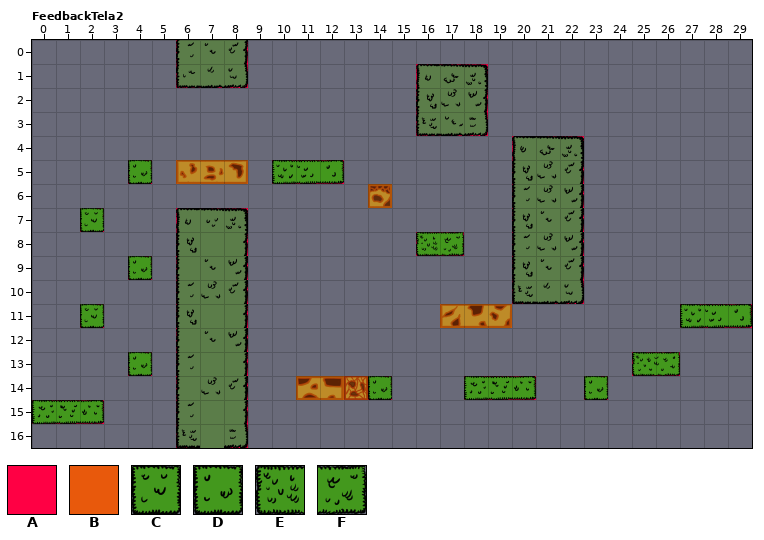
One commit to this LDtk project: Content/Maps/Affordance.ldtk. Above, as it was before the edit.
Cells are 96x96 px. Shown: FeedbackTela2 x 0..29, y 0..16.
Key: from "Colisao": A 1 "solido", B 4 "rochaQuente"; from "Foliage_1x1_variant": C 0; from "Foliage_1x1_variant_2": D 0; from "Foliage_2x1_variant": E 0, F 1.
_ is an empty cell, # one hidden under a higher layer.
Layers that did not change in this view are not listed.
Layer "Colisao" before, first column x 0:
 0 ______A#A
 1 ______AAA
 2 _________
 3 _________
 4 _________
 5 ____A_BBB
 6 _________
 7 __A___AAA
 8 ______A#A
 9 ____A_A#A
10 ______A#A
11 __A___A#A
12 ______A#A
13 ____A_A#A
14 ______A#A
15 AAA___A#A
16 ______A#A
Once edited:
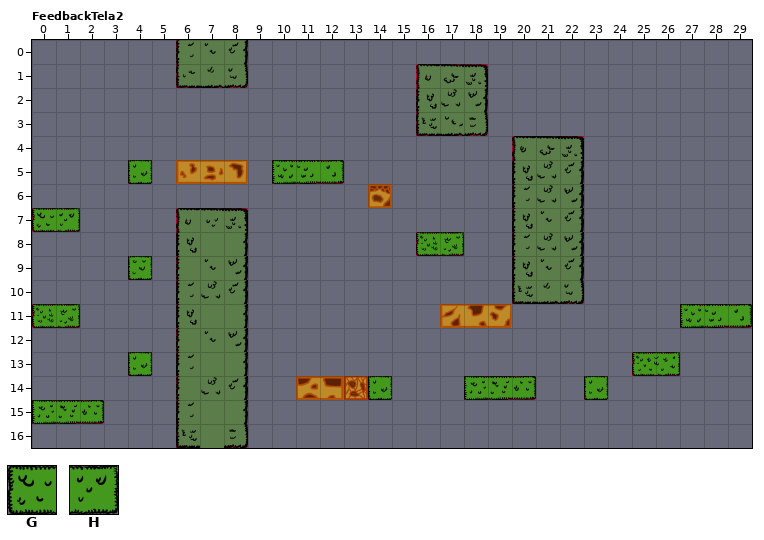
Further tiles: from "Foliage_2x1": G 0, H 1.
Commit message: fix: stuck plats
What changed:
Layer "Colisao":
y 7: x 0..2 __A -> AA_
y 11: x 0..2 __A -> AA_
Layer "Foliage4":
y 11: x 0..1 __ -> EF
Layer "Foliage3":
y 7: x 0..1 __ -> GH
Layer "Foliage2":
y 9: x 4 D -> _
Layer "Foliage":
y 7: x 2 C -> _
y 9: x 4 _ -> C
y 11: x 2 C -> _
Where, in picture pixels (left, top, right, bottom), the same in both pictures:
changed: (32, 208, 104, 232)
changed: (132, 260, 148, 275)
changed: (32, 304, 104, 328)
